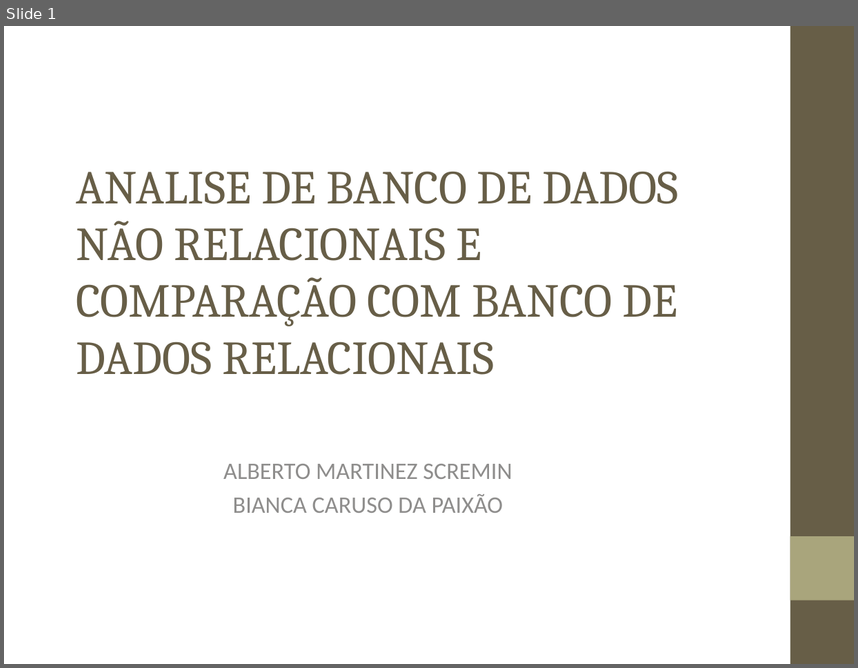
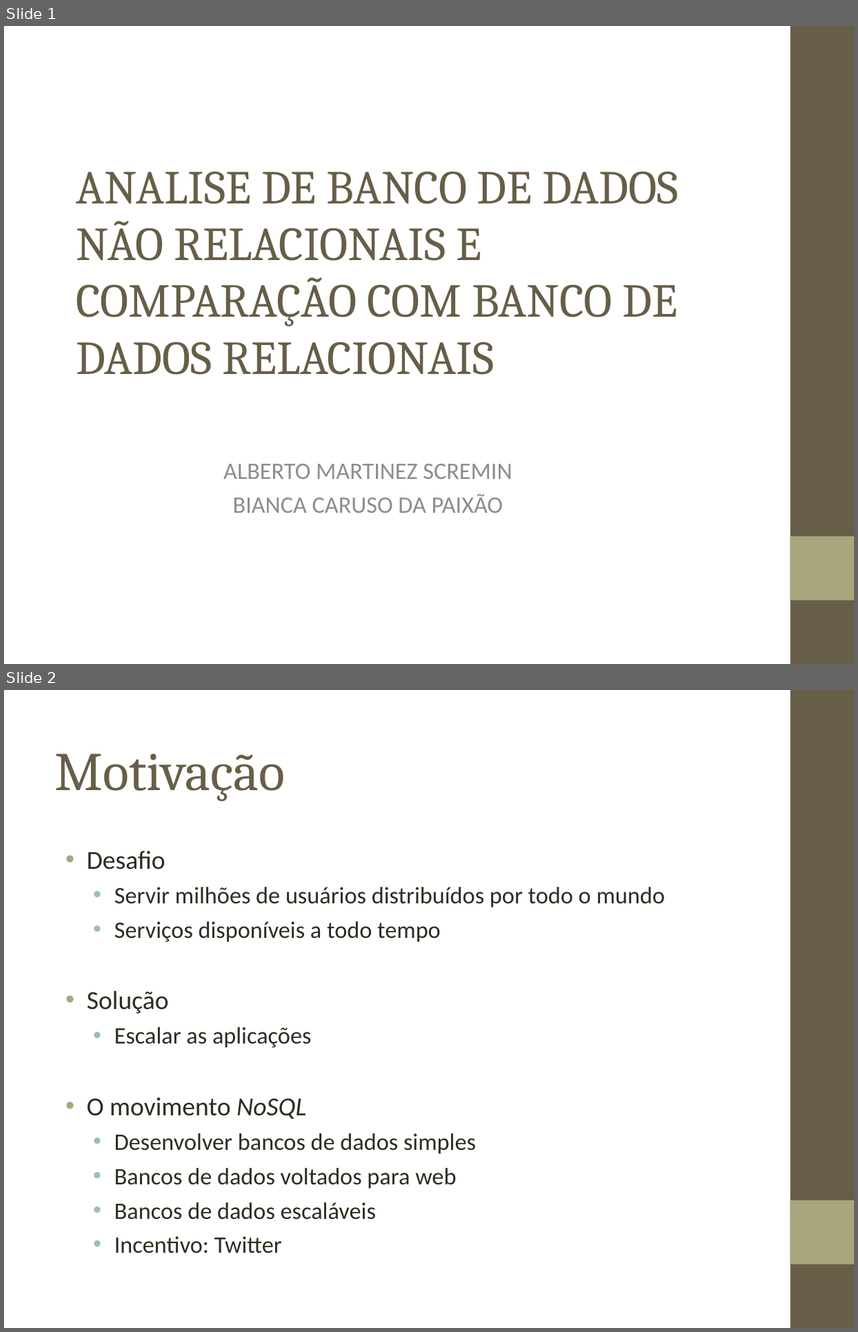
Before and after one commit to biacpaixao/Projeto_Final, a slide deck: apresentacao_projeto_final.ppt. Shown one above the other, each under a label of ours: slide 1 before the commit, slides 1 and 2 after it. The pictures are 858x668 and 858x1332 pixels, drawn with LibreOffice and Linux fonts; fonts in the diff are those of the drawing; background and template pictures are left out. Boxes give left, top, right and bottom in pixels: in the first picture for what was removed or moved away, otherwise in the second. Text is boxed around its words. In the diff, an @@ line names an element or a change of style, - is before the commit and + after.

```diff
--- a/apresentacao_projeto_final.ppt
+++ b/apresentacao_projeto_final.ppt
@@ slide 2 added at <box>4,690,854,1328</box>, background picture (left out); not listed: 2 template elements that a slide beside it also shows @@
@@ title added at <box>55,753,286,801</box>, 46 pt, text #675E47 @@
+Motivação
@@ text added at <box>87,851,665,1253</box>, 20 pt, text #2F2B20 @@
+• Desafio
+  • Servir milhões de usuários distribuídos por todo o mundo
+  • Serviços disponíveis a todo tempo
+• Solução
+  • Escalar as aplicações
+• O movimento NoSQL
+  • Desenvolver bancos de dados simples
+  • Bancos de dados voltados para web
+  • Bancos de dados escaláveis
+  • Incentivo: Twitter
```
Also in this commit, not shown: 4 slides changed, 17 other slides added, 3 slides removed, 1 other file.
